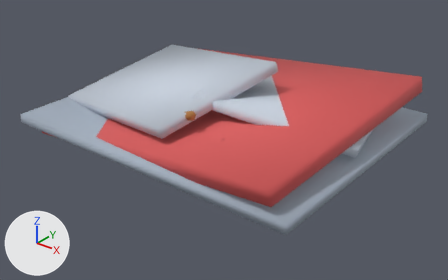
Renders of the glTF model Assets/models/hart-barn-wreck.glb from each side of a commit.
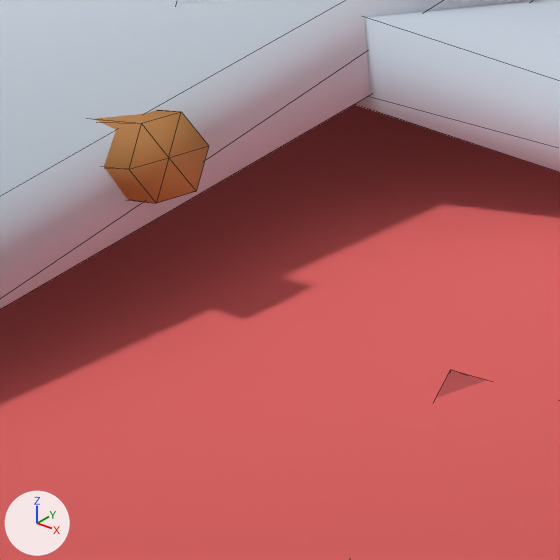
Each version appears first whole from a 50 mm lens placed at (27.8, -34.7, 21.3), pointed at (0.8, -1.0, 0.5), and next in a close-up on the part from 39% to 52% of the width and 35% to 57% of the height. The axes (+X, +Y, +Z) are drawn at lower left. The lights are the same throughout. The last two pictures show the newer version. The close-ups show mesh edges as thin lines. Where no turn or scale is listed for an object, it has been applied to the vertices.

Objects in the first close-up: 'geometry_0'.
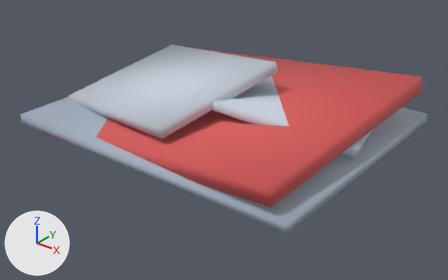
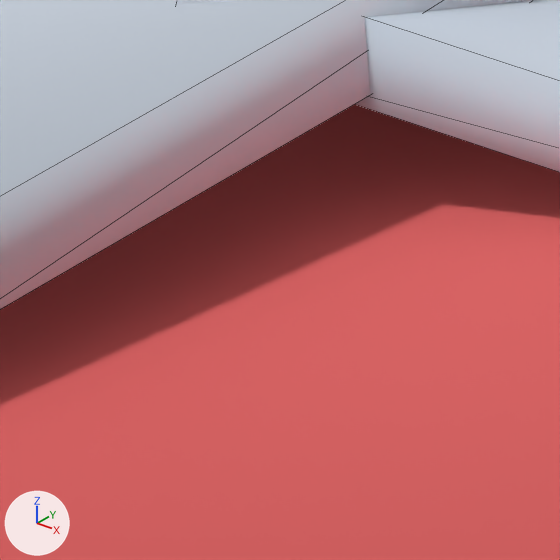
Location of each change, [x1, y1, x2, y2] in pixels of the close-ups (560 x 560 px):
part 1 of me_geometry_0, deleted (brown): before [94, 110, 209, 203]
part 2 of me_geometry_0, deleted (brown): before [436, 370, 487, 398]

The change, as a diff of the scene's bpy script:
```diff
--- a/Assets/models/hart-barn-wreck.glb.py
+++ b/Assets/models/hart-barn-wreck.glb.py
@@ me_geometry_0 @@
 # used by ob_geometry_0; location = (0.0, 0.0, 0.0)
-me_geometry_0.from_pydata(...)  # 68 vertices, 108 faces; spans x -12.4..12.4, y -9.9..9.9, z 0.0..6.4
+me_geometry_0.from_pydata(...)  # 32 vertices, 48 faces; spans x -12.4..12.4, y -9.9..9.9, z 0.0..6.4
+# me_geometry_0 part 1: the loose piece of 14 vertices spanning x -6.1..2.1, y -6.3..-3.7, z 1.9..4.8 is deleted
+# me_geometry_0 part 2: the loose piece of 8 vertices spanning x 4.4..9.6, y -8.8..-4.2, z 1.6..3.5 is deleted
+# other edits to the shape of me_geometry_0 do not show in these pictures
 me_geometry_0.materials.append(mat_sww_flat_vertex)
```
